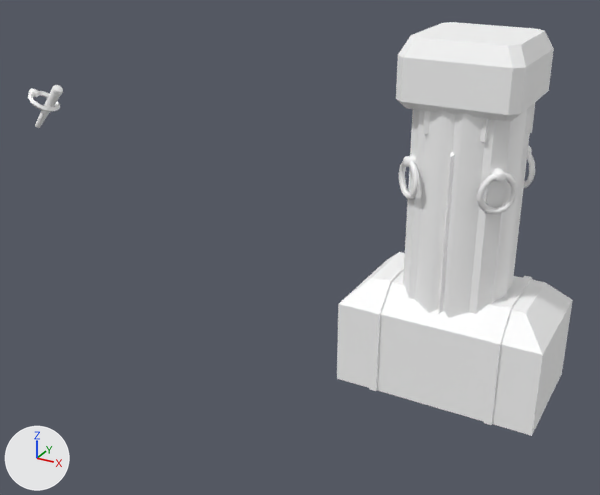
What one commit did to the FBX model SourceFiles/decorations/decorations_01.fbx.
Both versions are drawn from a 50 mm camera at (1.98, -6.51, 4.24) aimed at (-1.52, -0.14, 1.05). Arrows for +X, +Y and +Z are at lower left; the lights stay in place. Where no turn or scale is listed for an object, it has been applied to the vertices.

Objects in the first picture: 'chest', 'chest_lid', 'pillar_cage_05', 'pillar_column_01', 'pillar_square_01', 'pillar_star_01', 'wall_torch'.
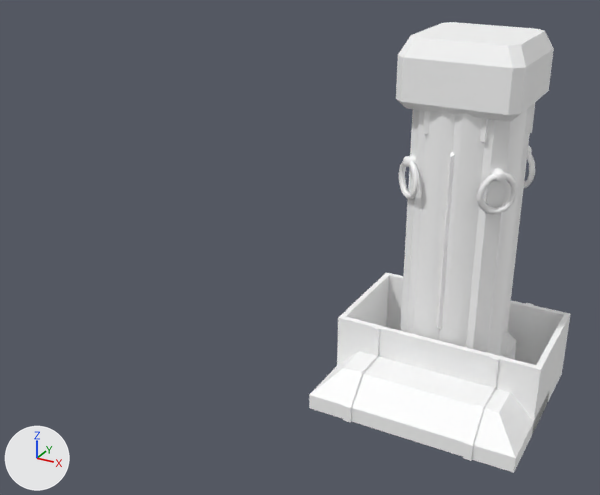
Changed parts and their boxes (x1, y1, x2, y2) in the pictures (600 x 495 px):
'chest_lid', moved
    before: (338, 252, 573, 370)
    after: (309, 351, 549, 473)
'wall_torch', mesh moved (not visible afterwards)
    before: (28, 85, 63, 128)

The change, as a list of edits to the scene's bpy script:
```text
Change me_mesh_011:
    where me_mesh_011.from_pydata(...)  # 159 vertices, 168 faces; spans x -4.961..-4.51, y -0.179..0.179, z 1.732..2.249
    used by ob_wall_torch; location = (0.0, 0.0, 0.0)
    me_mesh_011 part 1: the whole mesh is moved by (4.948, 0.0, -2.134)
Change ob_chest_lid:
    ob_chest_lid.location: (0.0, 0.544, 0.643) -> (0.0, 0.0, 0.0)
```
